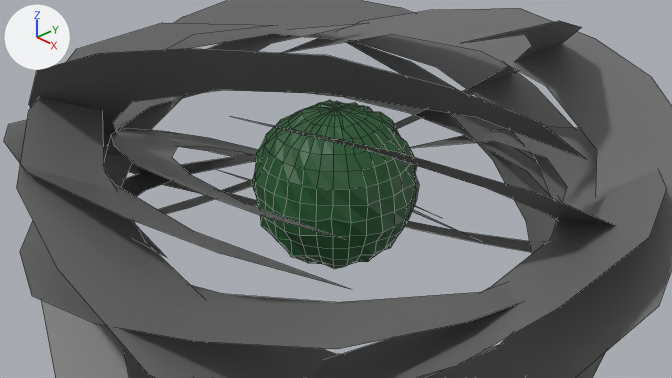
One commit to the Blender file projects/Project Dragon/res/For Alan/Blend Files/air enemy.blend: the scene before it, then after it.
The view is the same before and after, from the file's camera 'Camera'. Every picture has the same lights, and +X, +Y and +Z are marked at upper left. Mesh edges are drawn as thin lines.
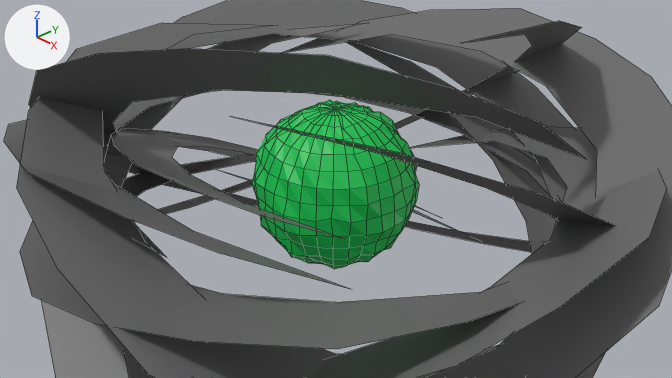
Pixel boxes [x1, y1, x2, y2] of what changed, in the pictures (672 x 378 px):
'Sphere', recoloured
    both: [252, 100, 419, 269]

Patch to the scene script:
```diff
--- a/projects/Project Dragon/res/For Alan/Blend Files/air enemy.blend.py
+++ b/projects/Project Dragon/res/For Alan/Blend Files/air enemy.blend.py
@@ mat_material_001 @@
 mat_material_001 = principled_material('Material.001')
-mat_material_001.base_color = (0.0122, 0.0908, 0.0225)  # dark green #1d5529
+mat_material_001.base_color = (0.0, 0.537, 0.0803)  # green #00c250
```
